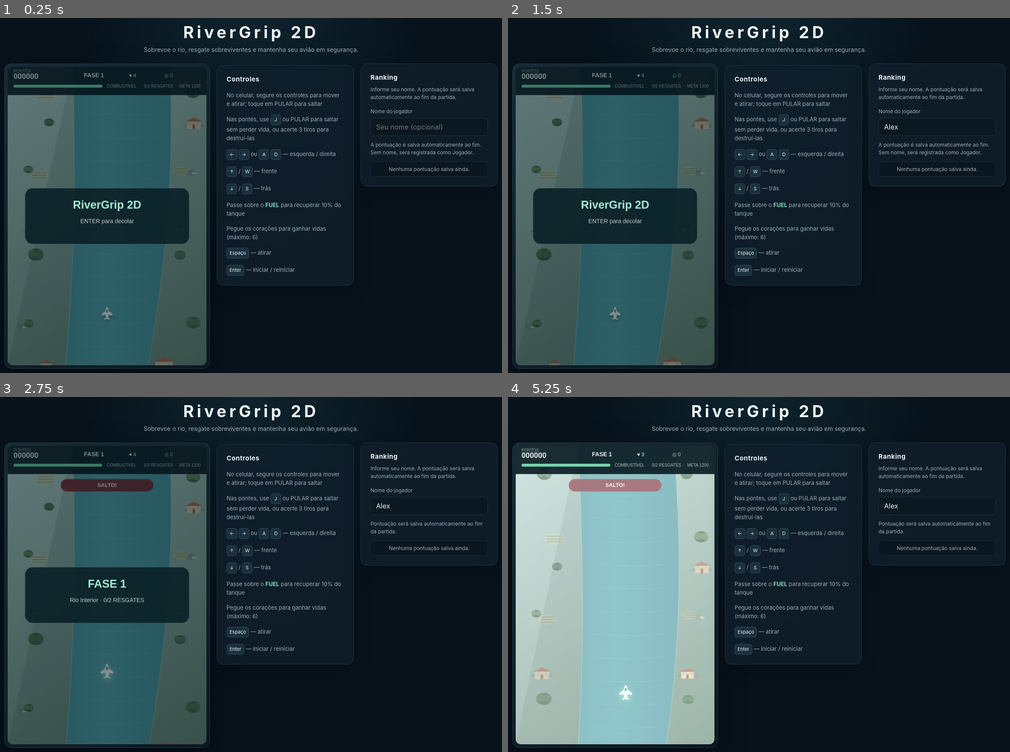
Above: before the commit, frames 1-4 (two rows, left to right).
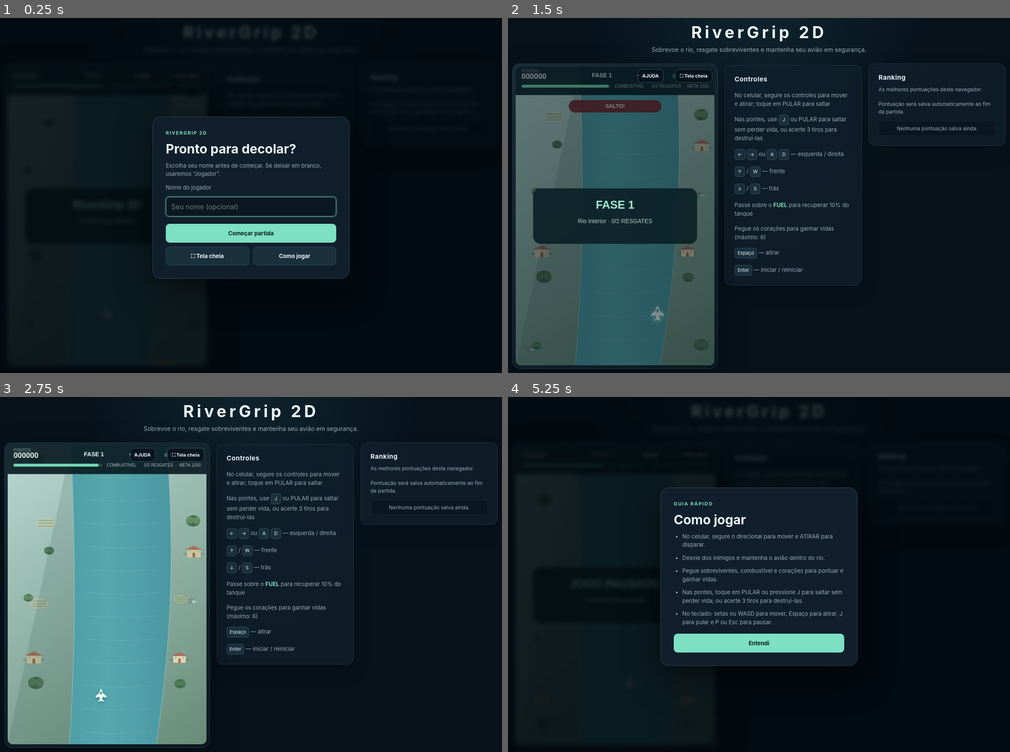
Above: after the commit, the same moments.

Repository: moliveira0001/AI_JOGO
Game: browser game, page index.html
Same seed, same stepped clock (60 frames per second), same inputs: the game is played once before the commit and once after it.
Inputs (mouse positions are in pixels of both pictures, inside the frame that each line leads up to; where the layout moved, square brackets give the same spot in the first picture):
- Up to frame 1 (0.25 s): no input
- Up to frame 2 (1.5 s): click (759, 206) [934, 128] at 0.27 s; type "Alex" at 0.27 s; click (759, 234) at 0.52 s, where only the run after the commit has a clickable "Começar partida"; hold Right from 1.03 s (still down); tap J at 1.1 s
- Up to frame 3 (2.75 s): release Right at 1.53 s; hold Down 1.58-1.85 s; tap J at 1.6, 2.1, 2.6 s; hold Left 1.9-2.47 s; click (185, 453) at 2.02 s, where only the run after the commit has a clickable "⛶ Tela cheia"; tap Enter at 2.52 s; hold Up from 2.52 s (still down)
- Up to frame 4 (5.25 s): release Up at 2.82 s; hold Right 2.87-3.53 s; tap J at 3.1, 3.6, 4.1, 4.6, 4.77, 5.1 s; hold Up 3.58-3.82 s; hold Left 3.87-4.3 s; hold Down 4.35-4.68 s; click (648, 453) at 4.52 s, where only the run after the commit has a clickable "AJUDA"; hold Right 4.73-5.23 s

The runs differ from the first frame. In frame 1, 34% of the frame differs, in the area x 0-100%, y 0-99%; in frame 2, 2.8%; in frame 3, 31%; in frame 4, 39%.

Commit message:
ajustes de jogabilidade 2

Diff:
--- a/game.js
+++ b/game.js
@@ -5,13 +5,21 @@
     const H = canvas.height;
     const MAX_FUEL = 100;
     const FUEL_PICKUP_AMOUNT = MAX_FUEL * 0.1;
-    const scoreForm = document.getElementById("score-form");
+    const startForm = document.getElementById("start-form");
     const playerNameInput = document.getElementById("player-name");
     const scoreStatus = document.getElementById("score-status");
     const rankingList = document.getElementById("ranking-list");
+    const endRankingList = document.getElementById("end-ranking-list");
+    const startModal = document.getElementById("start-modal");
+    const helpModal = document.getElementById("help-modal");
+    const resultsModal = document.getElementById("results-modal");
+    const finalScore = document.getElementById("final-score");
+    const resultsStatus = document.getElementById("results-status");
+    const fullscreenStatus = document.getElementById("fullscreen-status");
     const gameActionButton = document.querySelector("[data-action='state']");
     const jumpButton = document.querySelector("[data-action='jump']");
     const touchControlButtons = document.querySelectorAll(".touch-controls [data-key]");
+    const fullscreenButtons = document.querySelectorAll("[data-action='fullscreen']");
     const RANKING_STORAGE_KEY = "rivergrip-ranking-v1";
 
     const STATE = { MENU: "menu", PLAY: "play", OVER: "over", PAUSE: "pause" };
@@ -25,6 +33,7 @@
     let engineGain = null;
     let savedScores = [];
     let rankingAvailable = true;
+    let helpOpenedDuringPlay = false;
 
     const PHASES = [
         { id: 1, name: "FASE 1", subtitle: "Rio Interior", sky: "#b9d8d3", land: "#688b78", water: "#55a8ae", waterDeep: "#468f9b", accent: "#a8f0dc", scenery: ["tree", "tree", "house", "farm"], landmark: "waterfall", spawnLimit: 4, enemySpeed: 0.9, targetScore: 1200, rescueGoal: 2 },
@@ -375,13 +384,13 @@
         );
     }
 
-    function renderRanking() {
-        rankingList.replaceChildren();
+    function renderRanking(list = rankingList) {
+        list.replaceChildren();
         if (savedScores.length === 0) {
             const empty = document.createElement("li");
             empty.className = "empty";
             empty.textContent = "Nenhuma pontuação salva ainda.";
-            rankingList.appendChild(empty);
+            list.appendChild(empty);
             return;
         }
 
@@ -392,7 +401,7 @@
             player.textContent = `${index + 1}. ${entry.name}`;
             score.textContent = Math.floor(entry.score).toLocaleString("pt-BR");
             item.append(player, score);
-            rankingList.appendChild(item);
+            list.appendChild(item);
         });
     }
 
@@ -414,6 +423,7 @@
         if (!game || state !== STATE.OVER || game.scoreSaved || !rankingAvailable) return;
 
         const name = playerNameInput.value.trim() || "Jogador";
+        playerNameInput.value = name;
         const score = Math.floor(game.score);
         const updatedScores = [...savedScores, { name, score, savedAt: Date.now() }]
             .sort((a, b) => b.score - a.score)
@@ -425,10 +435,22 @@
             game.scoreSaved = true;
             setScoreStatus(`Pontuação de ${name} salva: ${score.toLocaleString("pt-BR")} pontos.`);
             renderRanking();
+            return true;
         } catch (error) {
             setScoreStatus("Não foi possível salvar. Verifique o armazenamento do navegador.", true);
             console.error("Falha ao salvar a pontuação:", error);
-        }
+            return false;
+        }
+    }
+
+    function showResults() {
+        finalScore.textContent = `Jogador: ${playerNameInput.value.trim() || "Jogador"} · Pontuação: ${Math.floor(game.score).toLocaleString("pt-BR")}`;
+        resultsStatus.textContent = game.scoreSaved
+            ? "Sua pontuação foi salva neste navegador."
+            : "A pontuação não pôde ser salva, mas este é o ranking disponível neste navegador.";
+        resultsStatus.classList.toggle("error", !game.scoreSaved);
+        renderRanking(endRankingList);
+        if (!resultsModal.open) resultsModal.showModal();
     }
 
     function loseLife(g, reason = "inimigo") {
@@ -446,6 +468,7 @@
             if (!game.scoreSaved && rankingAvailable) {
                 setScoreStatus("Não foi possível salvar a pontuação. Verifique o armazenamento do navegador.", true);
             }
+            showResults();
             return;
         }
 
@@ -1355,7 +1378,7 @@
 
     function toggleGameState() {
         if (state === STATE.MENU || state === STATE.OVER) {
-            startGame();
+            showStartModal();
         } else if (state === STATE.PLAY) {
             state = STATE.PAUSE;
             stopEngineSound();
@@ -1365,6 +1388,44 @@
             startEngineSound();
             beep(550, 0.05, "sine", 0.03);
         }
+    }
+
+    function showStartModal() {
+        if (resultsModal.open) resultsModal.close();
+        if (!startModal.open) startModal.showModal();
+    }
+
+    function openHelpModal() {
+        helpOpenedDuringPlay = state === STATE.PLAY;
+        if (helpOpenedDuringPlay) {
+            state = STATE.PAUSE;
+            stopEngineSound();
+        }
+        if (!helpModal.open) helpModal.showModal();
+    }
+
+    async function toggleFullscreen() {
+        try {
+            if (document.fullscreenElement) {
+                await document.exitFullscreen();
+            } else if (document.documentElement.requestFullscreen) {
+                await document.documentElement.requestFullscreen();
+            } else {
+                fullscreenStatus.textContent = "Tela cheia não é compatível com este navegador.";
+            }
+        } catch (error) {
+            fullscreenStatus.textContent = "Não foi possível ativar a tela cheia neste navegador.";
+            console.error("Falha ao alternar tela cheia:", error);
+        }
+    }
+
+    function updateFullscreenButtons() {
+        const isFullscreen = Boolean(document.fullscreenElement);
+        fullscreenStatus.textContent = "";
+        fullscreenButtons.forEach((button) => {
+            button.textContent = isFullscreen ? "⛶ Sair da tela cheia" : "⛶ Tela cheia";
+            button.setAttribute("aria-label", isFullscreen ? "Sair da tela cheia" : "Ativar tela cheia");
+        });
     }
 
     function syncGameActionButton() {
@@ -1433,13 +1494,7 @@
     }
 
     window.addEventListener("keydown", (event) => {
-        if (scoreForm.contains(event.target)) {
-            if (event.code !== "Enter" || event.target !== playerNameInput) {
-                return;
-            }
-            event.preventDefault();
-            if (state !== STATE.MENU) return;
-        }
+        if (startModal.open || helpModal.open || resultsModal.open) return;
         keys.add(event.code);
 
         if (event.code === "KeyP" || event.code === "Escape") {
@@ -1456,7 +1511,7 @@
         if (event.code === "Space" || event.code.startsWith("Arrow")) event.preventDefault();
 
         if (event.code === "Enter") {
-            startGame();
+            if (state !== STATE.PLAY && state !== STATE.PAUSE) showStartModal();
         }
     });
 
@@ -1487,13 +1542,41 @@
         button.addEventListener("lostpointercapture", releaseButton);
     });
 
-    gameActionButton.addEventListener("click", toggleGameState);
+    startForm.addEventListener("submit", (event) => {
+        event.preventDefault();
+        playerNameInput.value = playerNameInput.value.trim() || "Jogador";
+        startModal.close();
+        startGame();
+    });
+
+    document.querySelectorAll("[data-action='state']").forEach((button) => {
+        button.addEventListener("click", toggleGameState);
+    });
     jumpButton.addEventListener("click", startBridgeJump);
+    document.querySelectorAll("[data-action='help']").forEach((button) => {
+        button.addEventListener("click", openHelpModal);
+    });
+    document.querySelector("[data-action='close-help']").addEventListener("click", () => helpModal.close());
+    helpModal.addEventListener("close", () => {
+        if (helpOpenedDuringPlay && state === STATE.PAUSE) {
+            state = STATE.PLAY;
+            startEngineSound();
+        }
+        helpOpenedDuringPlay = false;
+    });
+    document.querySelector("[data-action='replay']").addEventListener("click", showStartModal);
+    document.querySelector("[data-action='close-results']").addEventListener("click", () => resultsModal.close());
+    fullscreenButtons.forEach((button) => {
+        button.addEventListener("click", toggleFullscreen);
+    });
+    document.addEventListener("fullscreenchange", updateFullscreenButtons);
     window.addEventListener("blur", releaseAllControls);
     document.addEventListener("visibilitychange", () => {
         if (document.hidden) releaseAllControls();
     });
 
     loadRanking();
+    startModal.showModal();
+    updateFullscreenButtons();
     requestAnimationFrame(loop);
 })();
--- a/index.html
+++ b/index.html
@@ -16,6 +16,9 @@
         </header>
         <section class="game-area" aria-label="Área do jogo">
             <div class="stage">
+                <button class="fullscreen-button" type="button" data-action="fullscreen" aria-label="Ativar tela cheia">⛶ Tela cheia</button>
+                <button class="help-overlay-button" type="button" data-action="help" aria-label="Como jogar">AJUDA</button>
+                <p id="fullscreen-status" class="fullscreen-status" role="status" aria-live="polite"></p>
                 <canvas id="game" width="480" height="720" aria-label="Jogo RiverGrip 2D"></canvas>
             </div>
             <div class="touch-controls" aria-label="Controles de toque">
@@ -49,16 +52,56 @@
             </aside>
             <section class="ranking" aria-labelledby="ranking-title">
                 <h2 id="ranking-title">Ranking</h2>
-                <p class="ranking-note">Informe seu nome. A pontuação será salva automaticamente ao fim da partida.</p>
-                <div id="score-form">
-                    <label for="player-name">Nome do jogador</label>
-                    <input id="player-name" name="player" type="text" maxlength="18" autocomplete="nickname" placeholder="Seu nome (opcional)" />
-                </div>
+                <p class="ranking-note">As melhores pontuações deste navegador.</p>
                 <p id="score-status" class="score-status" role="status" aria-live="polite">A pontuação é salva automaticamente ao fim. Sem nome, será registrada como Jogador.</p>
                 <ol id="ranking-list" class="ranking-list" aria-label="Melhores pontuações"></ol>
             </section>
         </div>
     </main>
+    <dialog class="game-modal" id="start-modal" aria-labelledby="start-title">
+        <form class="modal-card" id="start-form">
+            <p class="modal-eyebrow">RIVERGRIP 2D</p>
+            <h2 id="start-title">Pronto para decolar?</h2>
+            <p class="modal-description">Escolha seu nome antes de começar. Se deixar em branco, usaremos “Jogador”.</p>
+            <label for="player-name">Nome do jogador</label>
+            <input id="player-name" name="player" type="text" maxlength="18" autocomplete="nickname" placeholder="Seu nome (opcional)" />
+            <div class="modal-actions">
+                <button class="primary-button" type="submit">Começar partida</button>
+                <button class="secondary-button" type="button" data-action="fullscreen">⛶ Tela cheia</button>
+                <button class="secondary-button" type="button" data-action="help">Como jogar</button>
+            </div>
+        </form>
+    </dialog>
+    <dialog class="game-modal" id="help-modal" aria-labelledby="help-title">
+        <section class="modal-card">
+            <p class="modal-eyebrow">GUIA RÁPIDO</p>
+            <h2 id="help-title">Como jogar</h2>
+            <ul class="modal-help-list">
+                <li>No celular, segure o direcional para mover e ATIRAR para disparar.</li>
+                <li>Desvie dos inimigos e mantenha o avião dentro do rio.</li>
+                <li>Pegue sobreviventes, combustível e corações para pontuar e ganhar vidas.</li>
+                <li>Nas pontes, toque em PULAR ou pressione J para saltar sem perder vida; ou acerte 3 tiros para destruí-las.</li>
+                <li>No teclado: setas ou WASD para mover, Espaço para atirar, J para pular e P ou Esc para pausar.</li>
+            </ul>
+            <div class="modal-actions">
+                <button class="primary-button" type="button" data-action="close-help">Entendi</button>
+            </div>
+        </section>
+    </dialog>
+    <dialog class="game-modal" id="results-modal" aria-labelledby="results-title">
+        <section class="modal-card results-card">
+            <p class="modal-eyebrow">PARTIDA ENCERRADA</p>
+            <h2 id="results-title">Fim de jogo</h2>
+            <p id="final-score" class="final-score"></p>
+            <p id="results-status" class="ranking-note" role="status" aria-live="polite"></p>
+            <h3>Ranking atualizado</h3>
+            <ol id="end-ranking-list" class="ranking-list" aria-label="Ranking atualizado"></ol>
+            <div class="modal-actions">
+                <button class="primary-button" type="button" data-action="replay">Jogar novamente</button>
+                <button class="secondary-button" type="button" data-action="close-results">Fechar</button>
+            </div>
+        </section>
+    </dialog>
     <script src="game.js"></script>
 </body>
 
--- a/styles.css
+++ b/styles.css
@@ -56,6 +56,7 @@
 }
 
 .stage {
+    position: relative;
     grid-column: 1;
     overflow: hidden;
     padding: 7px;
@@ -79,6 +80,49 @@
     height: auto;
     border-radius: 12px;
     background: #102c36;
+}
+
+.fullscreen-button,
+.help-overlay-button {
+    position: absolute;
+    z-index: 1;
+    top: 12px;
+    padding: 8px 10px;
+    border: 1px solid rgba(177, 210, 225, 0.3);
+    border-radius: 9px;
+    background: rgba(7, 18, 27, 0.82);
+    color: var(--text);
+    font: inherit;
+    font-size: 11px;
+    font-weight: 650;
+    cursor: pointer;
+    touch-action: manipulation;
+}
+
+.fullscreen-button {
+    right: 12px;
+}
+
+.help-overlay-button {
+    right: 126px;
+}
+
+.fullscreen-status {
+    position: absolute;
+    z-index: 1;
+    top: 50px;
+    right: 12px;
+    max-width: min(300px, calc(100% - 24px));
+    margin: 0;
+    padding: 7px 9px;
+    border-radius: 7px;
+    background: rgba(7, 18, 27, 0.88);
+    color: #f2a2a2;
+    font-size: 11px;
+}
+
+.fullscreen-status:empty {
+    display: none;
 }
 
 .touch-controls {
@@ -215,6 +259,10 @@
 }
 
 .score-status.error {
+    color: #f2a2a2;
+}
+
+.ranking-note.error {
     color: #f2a2a2;
 }
 
@@ -339,6 +387,132 @@
     text-align: center;
 }
 
+.game-modal {
+    width: min(460px, calc(100vw - 28px));
+    max-width: none;
+    max-height: min(90dvh, 760px);
+    margin: auto;
+    padding: 0;
+    overflow: auto;
+    border: 1px solid rgba(177, 210, 225, 0.2);
+    border-radius: 20px;
+    background: #101f2b;
+    color: var(--text);
+    box-shadow: 0 24px 80px rgba(0, 0, 0, 0.52);
+}
+
+.game-modal::backdrop {
+    background: rgba(2, 10, 15, 0.78);
+    backdrop-filter: blur(5px);
+}
+
+.modal-card {
+    display: grid;
+    gap: 12px;
+    padding: clamp(20px, 5vw, 30px);
+}
+
+.modal-eyebrow {
+    margin: 0;
+    color: var(--accent);
+    font-size: 11px;
+    font-weight: 750;
+    letter-spacing: 0.16em;
+}
+
+.modal-card h2 {
+    margin: 0;
+    font-size: clamp(23px, 6vw, 30px);
+}
+
+.modal-card h3 {
+    margin: 4px 0 -4px;
+    font-size: 15px;
+}
+
+.modal-description,
+.modal-card label {
+    margin: 0;
+    color: var(--muted);
+    font-size: 13px;
+    line-height: 1.5;
+}
+
+.modal-card input {
+    width: 100%;
+    min-height: 46px;
+    padding: 11px 12px;
+    border: 1px solid var(--panel-border);
+    border-radius: 9px;
+    outline: none;
+    background: #0a1821;
+    color: var(--text);
+    font: inherit;
+    font-size: 16px;
+}
+
+.modal-card input:focus {
+    border-color: var(--accent);
+    box-shadow: 0 0 0 3px rgba(125, 224, 195, 0.12);
+}
+
+.modal-actions {
+    display: grid;
+    grid-template-columns: repeat(2, minmax(0, 1fr));
+    gap: 9px;
+    margin-top: 5px;
+}
+
+.modal-actions button {
+    min-height: 44px;
+    padding: 10px 12px;
+    border: 0;
+    border-radius: 9px;
+    font: inherit;
+    font-size: 13px;
+    font-weight: 700;
+    cursor: pointer;
+    touch-action: manipulation;
+}
+
+.modal-actions .primary-button {
+    grid-column: 1 / -1;
+    background: var(--accent);
+    color: #092019;
+}
+
+.modal-actions .secondary-button {
+    border: 1px solid var(--panel-border);
+    background: #1b303d;
+    color: var(--text);
+}
+
+.modal-help-list {
+    display: grid;
+    gap: 11px;
+    margin: 0;
+    padding-left: 20px;
+    color: var(--muted);
+    font-size: 13px;
+    line-height: 1.5;
+}
+
+.final-score {
+    margin: 0;
+    color: var(--accent);
+    font-size: 16px;
+    font-weight: 700;
+}
+
+.results-card .ranking-note {
+    margin: 0;
+}
+
+.results-card .ranking-list {
+    max-height: 34dvh;
+    overflow-y: auto;
+}
+
 @media (max-width: 960px) {
     .shell {
         grid-template-columns: minmax(0, 1.25fr) minmax(0, 1fr) minmax(0, 1fr);
